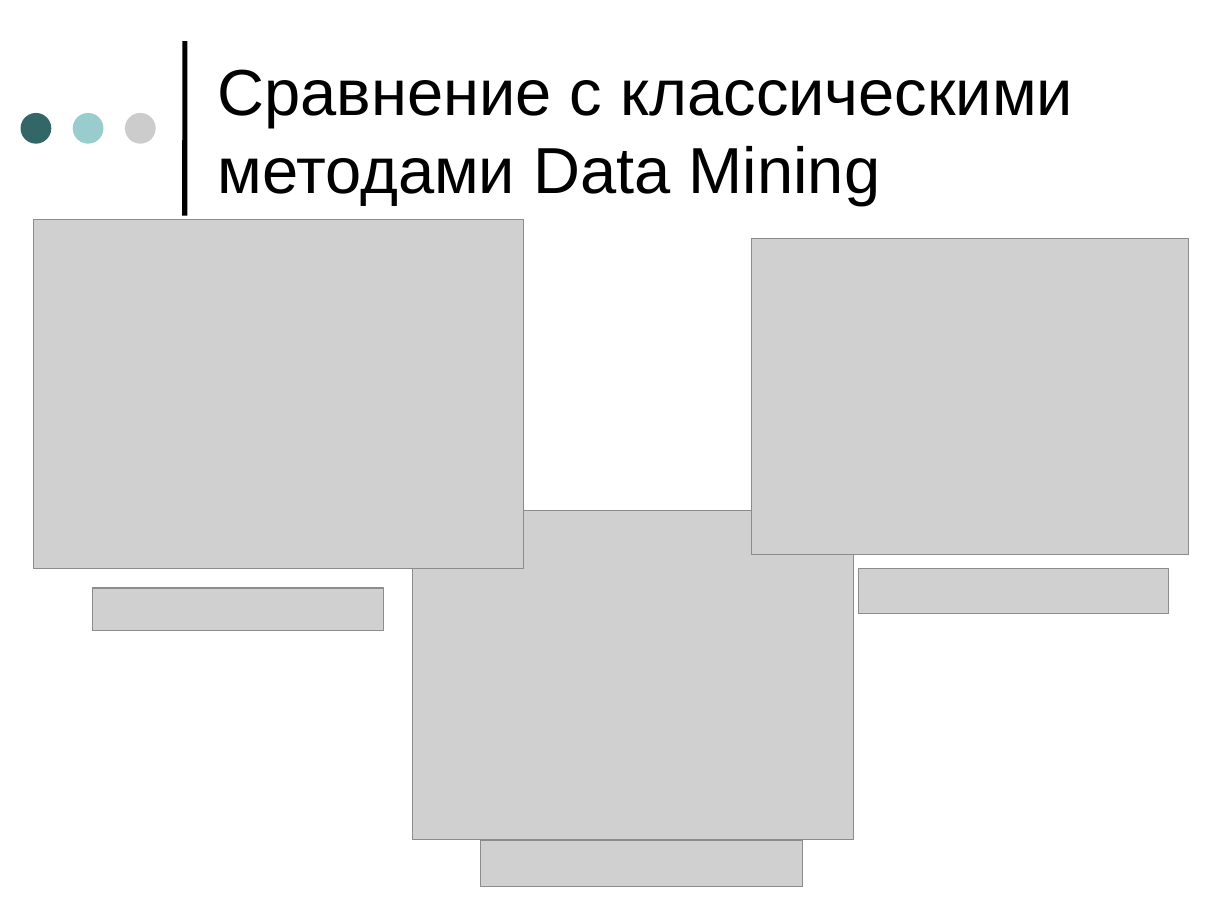
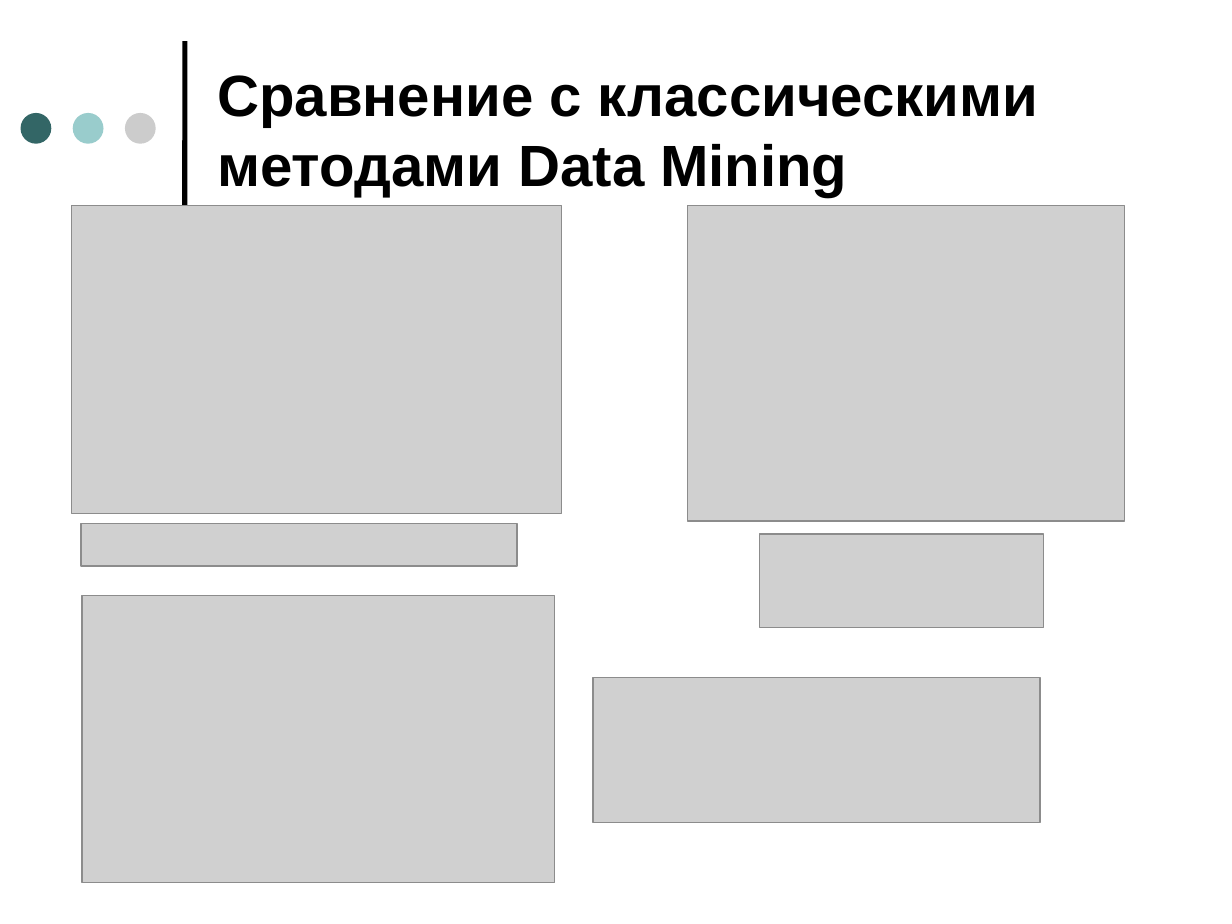
Before and after one commit to ImBa2la/java-artificial-robot, a slide deck: slide 7 of cobro/documentation/Диплом/Стыскин.ppt. Drawn at 1232x924 pixels with LibreOffice and Linux fonts; fonts in the diff are those of the drawing; grey boxes stand for pictures. Boxes give left, top, right and bottom in pixels: in the first picture for what was removed or moved away, otherwise in the second. Text is boxed around its words. In the diff, an @@ line names an element or a change of style, - is before the commit and + after.

```diff
--- a/cobro/documentation/Диплом/Стыскин.ppt
+++ b/cobro/documentation/Диплом/Стыскин.ppt
@@ title "Сравнение с классическими методами Data ..." at (217,75,1038,197): size 38 to 34 pt, bold on @@
@@ picture: place and size @@
-picture at (33,219,524,568)
+picture at (71,206,562,514)
@@ picture: place and size @@
-picture at (752,239,1188,554)
+picture at (687,206,1124,521)
@@ picture: place and size @@
-picture at (92,588,383,630)
+picture at (81,524,517,565)
@@ picture: place and size @@
-picture at (859,569,1169,614)
+picture at (760,533,1044,627)
@@ picture: place and size @@
-picture at (480,840,802,886)
+picture at (83,595,554,882)
@@ picture: place and size @@
-picture at (413,510,854,839)
+picture at (593,678,1040,823)
```
Also in this commit, not shown: 2 other slides changed, 1 slide added, 1 slide removed, 4 other files.
